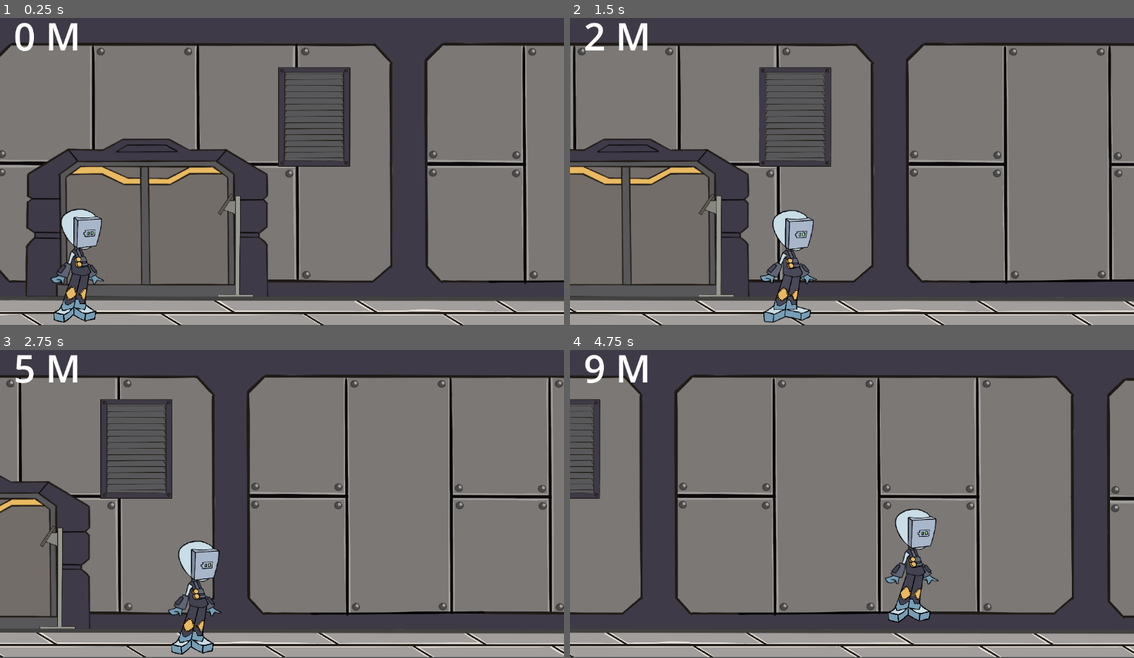
Above: before the commit, frames 1-4 (two rows, left to right).
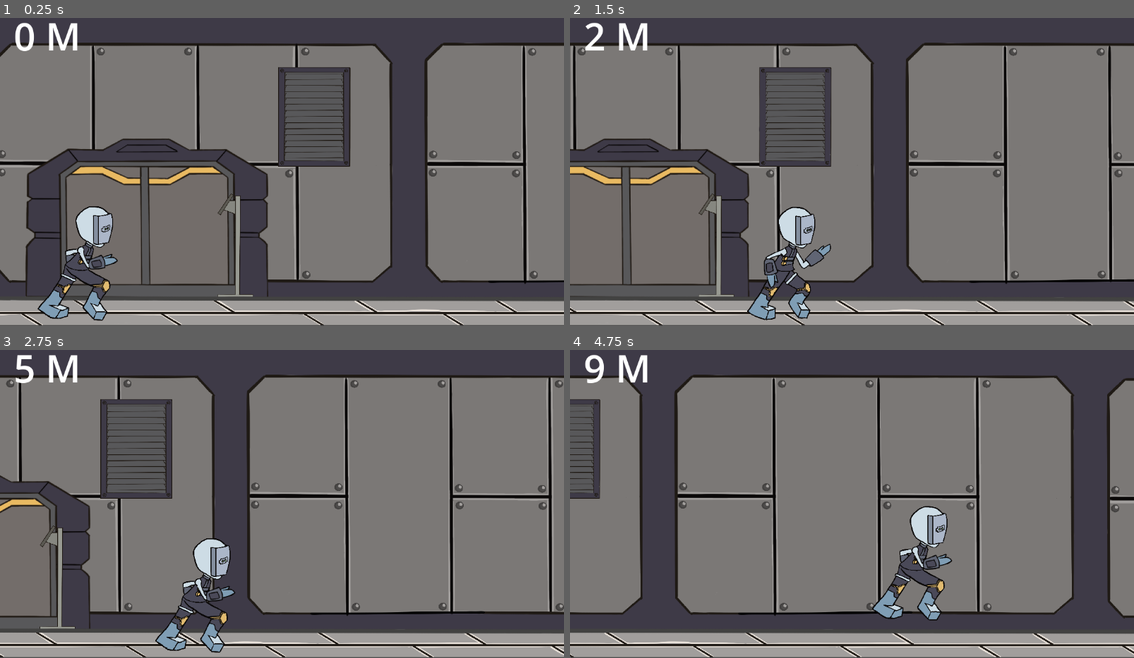
Above: after the commit, the same moments.

Repository: TheDelta220/runner-game
Game: Godot game, scene res://scenes/game.tscn
The game is run twice, just before and just after one commit, with the same random seed, the same clock (stepped at 60 frames per second) and the same inputs.
Inputs:
- Up to frame 1 (0.25 s): no input
- Up to frame 2 (1.5 s): tap Enter (ui_accept) at 0.5, 0.77 s; hold Right (ui_right) from 0.53 s (still down)
- Up to frame 3 (2.75 s): tap Enter (ui_accept) at 1.52 s; release Right (ui_right) at 2.03 s; hold Left (ui_left) from 2.03 s (still down)
- Up to frame 4 (4.75 s): release Left (ui_left) at 2.78 s; hold Right (ui_right) 2.78-4.28 s; tap Enter (ui_accept) at 3.02, 3.77, 4.52 s; hold Left (ui_left) from 4.28 s (still down)

The runs differ from the first frame. In frame 1, 2.7% of the frame differs, in the area x 6-21%, y 61-99%; in frame 2, 2.3%; in frame 3, 2.6%; in frame 4, 2.9%, in the area x 53-68%, y 50-89%.

Commit message:
Running animation implemented

Diff:
--- a/scenes/player.tscn
+++ b/scenes/player.tscn
@@ -1,23 +1,23 @@
 [gd_scene load_steps=9 format=3 uid="uid://w74frchaorgq"]
 
 [ext_resource type="Script" uid="uid://bgsbhp7uatn4w" path="res://scripts/player.gd" id="1_g2els"]
-[ext_resource type="Texture2D" uid="uid://37kamblecqwm" path="res://assets/Idle1.png" id="2_g2els"]
+[ext_resource type="Texture2D" uid="uid://8xje60b81vs1" path="res://assets/Running.png" id="2_g2els"]
 
 [sub_resource type="AtlasTexture" id="AtlasTexture_qhqgy"]
 atlas = ExtResource("2_g2els")
-region = Rect2(7, 76, 264, 561)
+region = Rect2(80, 115, 482, 633)
 
 [sub_resource type="AtlasTexture" id="AtlasTexture_dqkch"]
 atlas = ExtResource("2_g2els")
-region = Rect2(271, 76, 264, 561)
+region = Rect2(696, 115, 482, 633)
 
 [sub_resource type="AtlasTexture" id="AtlasTexture_qlg0r"]
 atlas = ExtResource("2_g2els")
-region = Rect2(535, 76, 264, 561)
+region = Rect2(1312, 115, 482, 633)
 
 [sub_resource type="AtlasTexture" id="AtlasTexture_tuyoq"]
 atlas = ExtResource("2_g2els")
-region = Rect2(799, 76, 264, 561)
+region = Rect2(1928, 115, 482, 633)
 
 [sub_resource type="SpriteFrames" id="SpriteFrames_tuyoq"]
 animations = [{
@@ -46,12 +46,12 @@
 script = ExtResource("1_g2els")
 
 [node name="AnimatedSprite2D" type="AnimatedSprite2D" parent="."]
-position = Vector2(8.9407e-08, -23)
-scale = Vector2(0.0803741, 0.080374)
+position = Vector2(1.81492, -17.2808)
+scale = Vector2(0.0879049, 0.0875804)
 sprite_frames = SubResource("SpriteFrames_tuyoq")
 animation = &"idle"
 autoplay = "idle"
-frame_progress = 0.967596
+frame_progress = 0.584424
 
 [node name="CollisionShape2D" type="CollisionShape2D" parent="."]
 position = Vector2(0, -22)
